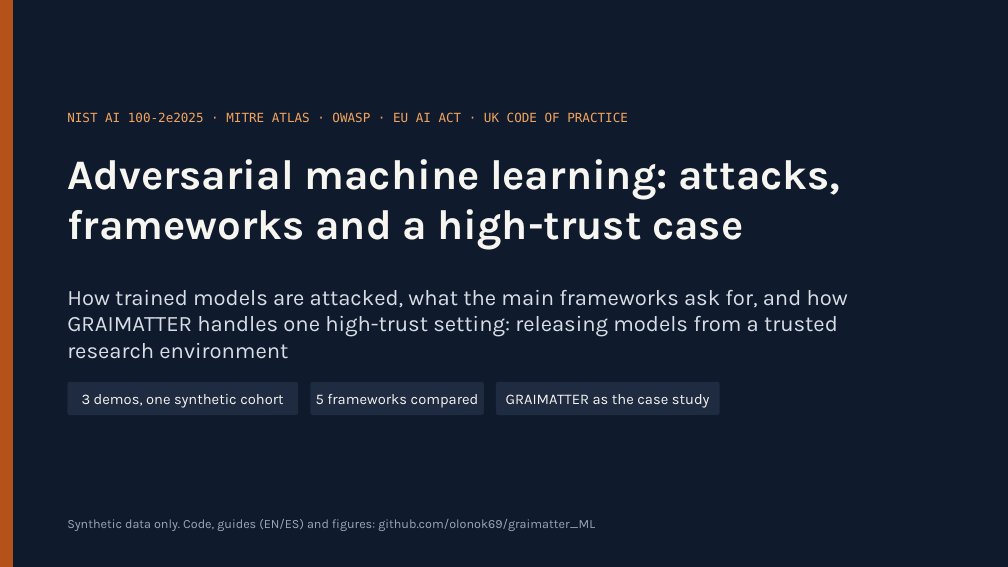
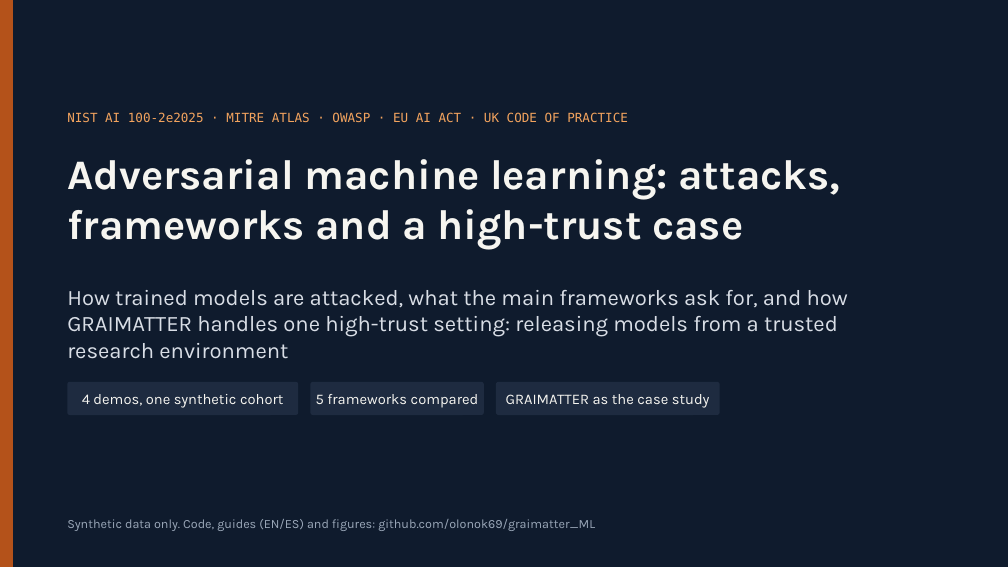
Before and after one commit to olonok69/graimatter_ML, a slide deck: slide 1 of docs/Adversarial_ML.pptx. Drawn at 1008x567 pixels with LibreOffice and Linux fonts; fonts in the diff are those of the drawing. Boxes give left, top, right and bottom in pixels: in the first picture for what was removed or moved away, otherwise in the second. Text is boxed around its words. In the diff, an @@ line names an element or a change of style, - is before the commit and + after.

```diff
--- a/docs/Adversarial_ML.pptx
+++ b/docs/Adversarial_ML.pptx
@@ text at (82,394,283,408): text changed @@
-3 demos, one synthetic cohort
+4 demos, one synthetic cohort
```
Also in this commit, not shown: 4 other slides changed, 1 slide added, 9 other files.
